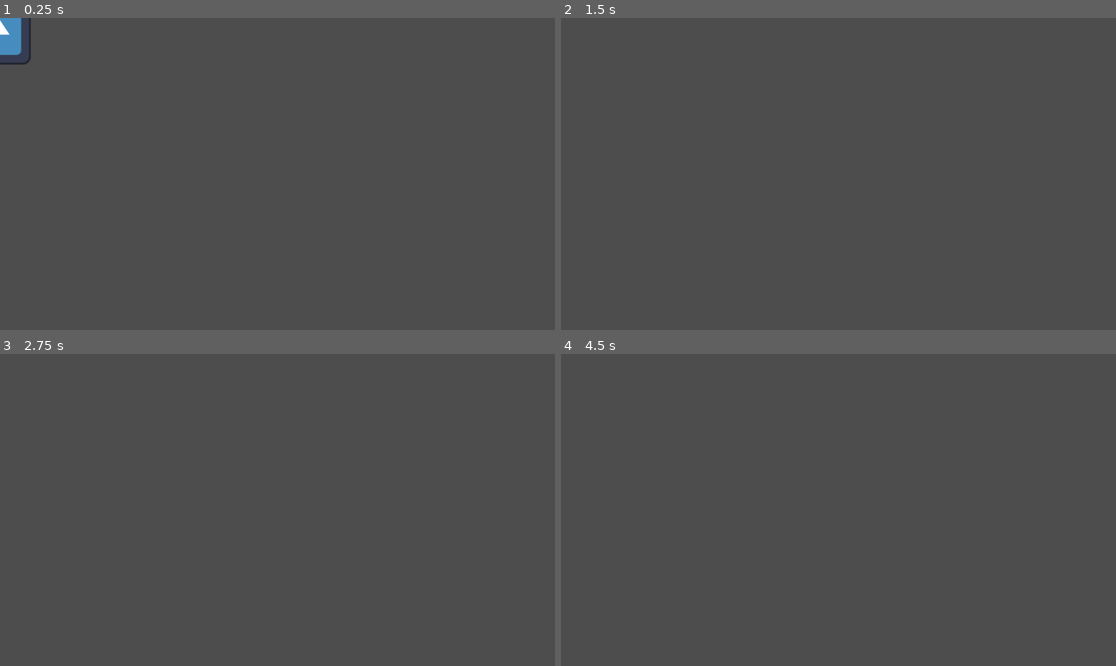
Above: before the commit, frames 1-4 (two rows, left to right).
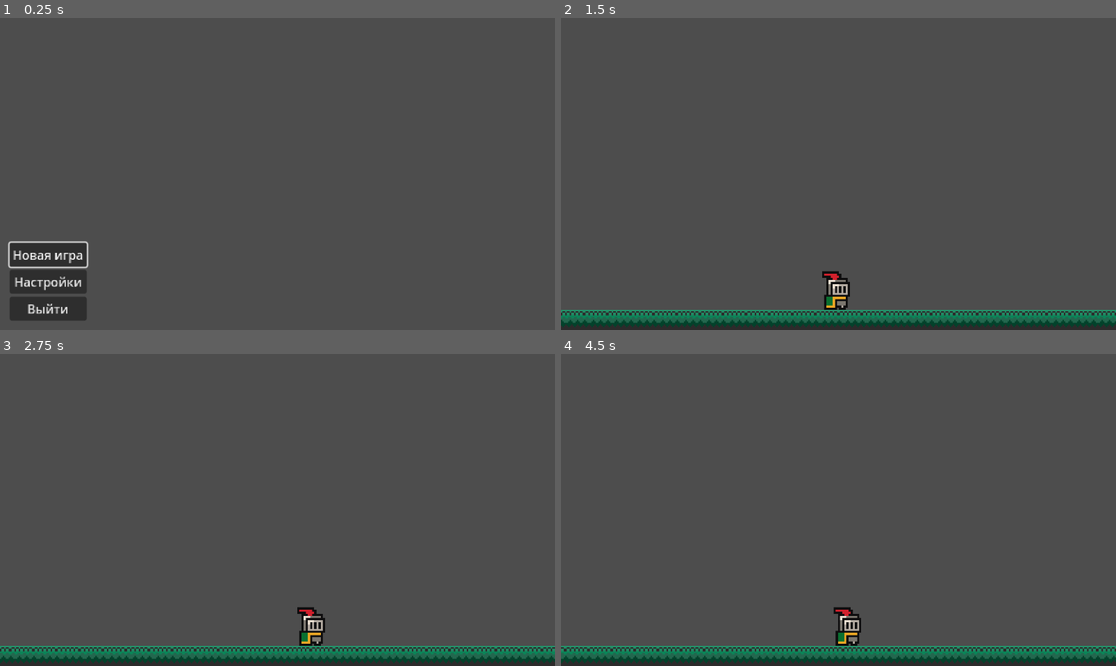
Above: after the commit, the same moments.

Repository: ik0nka/MaksimkaFindGirls
Game: Godot game, scene res://Scenes/start_menu.tscn
Same seed, same stepped clock (60 frames per second), same inputs: the game is played once before the commit and once after it. Before the commit the project starts from res://node_2d.tscn. The engine's default icon, where the game draws it, is replaced by a stand-in: a white triangle on a blue panel in a dark square.
Inputs (mouse positions are in pixels of both pictures, inside the frame that each line leads up to):
- Up to frame 1 (0.25 s): no input
- Up to frame 2 (1.5 s): click (610, 283) at 0.5 s, where only the run after the commit has a clickable "Настройки"; click (610, 255) at 1.25 s, where only the run after the commit has a clickable "Новая игра"
- Up to frame 3 (2.75 s): tap Enter (ui_accept) at 2, 2.1, 2.27, 2.57 s; hold Right (ui_right) from 2.03 s (still down)
- Up to frame 4 (4.5 s): tap Enter (ui_accept) at 2.85, 3.02, 3.32, 3.6, 4.35 s; release Right (ui_right) at 3.53 s; hold Left (ui_left) 3.53-4.28 s; hold Right (ui_right) from 4.28 s (still down)

The runs differ from the first frame. In frame 1, 3.7% of the frame differs, in the area x 0-17%, y 0-97%; in frame 2, 6.9%; in frame 3, 6.9%, in the area x 0-100%, y 81-100%; in frame 4, 6.9%.

Commit message:
0.1
--Персонаж
--Анимация персонажа
--Начальное меню
--Мир
--Коллизия

Diff:
--- a/CharacterBody2D.gd
+++ /dev/null
@@ -1,28 +0,0 @@
-extends CharacterBody2D
-
-
-const SPEED = 300.0
-const JUMP_VELOCITY = -400.0
-
-# Get the gravity from the project settings to be synced with RigidBody nodes.
-var gravity = ProjectSettings.get_setting("physics/2d/default_gravity")
-
-
-func _physics_process(delta):
-	# Add the gravity.
-	if not is_on_floor():
-		velocity.y += gravity * delta
-
-	# Handle jump.
-	if Input.is_action_just_pressed("ui_accept") and is_on_floor():
-		velocity.y = JUMP_VELOCITY
-
-	# Get the input direction and handle the movement/deceleration.
-	# As good practice, you should replace UI actions with custom gameplay actions.
-	var direction = Input.get_axis("ui_left", "ui_right")
-	if direction:
-		velocity.x = direction * SPEED
-	else:
-		velocity.x = move_toward(velocity.x, 0, SPEED)
-
-	move_and_slide()
--- /dev/null
+++ b/Scenes/game.tscn
@@ -0,0 +1,32 @@
+[gd_scene load_steps=5 format=3 uid="uid://cpunf8vtio0hb"]
+
+[ext_resource type="PackedScene" uid="uid://c7qa7mp0g2gld" path="res://Scenes/player.tscn" id="1_qmhmd"]
+[ext_resource type="Texture2D" uid="uid://dys2xsergkc38" path="res://Sprite-0004.png" id="2_e831c"]
+
+[sub_resource type="TileSetAtlasSource" id="TileSetAtlasSource_x8t1w"]
+texture = ExtResource("2_e831c")
+9:2/0 = 0
+9:2/0/physics_layer_0/linear_velocity = Vector2(0, 0)
+9:2/0/physics_layer_0/angular_velocity = 0.0
+9:2/0/physics_layer_0/polygon_0/points = PackedVector2Array(-8, -8, 8, -8, 8, 8, -8, 8)
+
+[sub_resource type="TileSet" id="TileSet_4330q"]
+physics_layer_0/collision_layer = 1
+sources/0 = SubResource("TileSetAtlasSource_x8t1w")
+
+[node name="Game" type="Node2D"]
+
+[node name="TileMap" type="TileMap" parent="."]
+tile_set = SubResource("TileSet_4330q")
+format = 2
+layer_0/tile_data = PackedInt32Array(262141, 589824, 2, 262142, 589824, 2, 262143, 589824, 2, 196608, 589824, 2, 196609, 589824, 2, 196610, 589824, 2, 196611, 589824, 2, 196612, 589824, 2, 262140, 589824, 2, 262139, 589824, 2, 262138, 589824, 2, 262137, 589824, 2, 262136, 589824, 2, 262135, 589824, 2, 262134, 589824, 2, 196613, 589824, 2, 196614, 589824, 2, 196615, 589824, 2, 196616, 589824, 2, 196617, 589824, 2, 196618, 589824, 2, 196619, 589824, 2, 262133, 589824, 2, 262132, 589824, 2, 262131, 589824, 2, 196620, 589824, 2, 196621, 589824, 2, 196622, 589824, 2, 196623, 589824, 2, 196624, 589824, 2, 196625, 589824, 2, 196626, 589824, 2, 196627, 589824, 2, 262130, 589824, 2, 262129, 589824, 2, 262128, 589824, 2, 262127, 589824, 2, 262126, 589824, 2, 262125, 589824, 2, 262124, 589824, 2, 262123, 589824, 2)
+
+[node name="Player" parent="." instance=ExtResource("1_qmhmd")]
+position = Vector2(-1, 48)
+scale = Vector2(1.47497, 1.47497)
+
+[node name="Camera2D" type="Camera2D" parent="Player"]
+position = Vector2(0.677982, -63.7303)
+scale = Vector2(0.677982, 0.677982)
+zoom = Vector2(3, 3)
+position_smoothing_enabled = true
--- /dev/null
+++ b/Scenes/player.tscn
@@ -0,0 +1,58 @@
+[gd_scene load_steps=9 format=3 uid="uid://c7qa7mp0g2gld"]
+
+[ext_resource type="Script" path="res://Scripts/player_movement.gd" id="1_ctayv"]
+[ext_resource type="Texture2D" uid="uid://mxcfm55j25pt" path="res://knight.png" id="2_k3662"]
+
+[sub_resource type="AtlasTexture" id="AtlasTexture_k5761"]
+atlas = ExtResource("2_k3662")
+region = Rect2(0, 0, 32, 32)
+
+[sub_resource type="AtlasTexture" id="AtlasTexture_akr8b"]
+atlas = ExtResource("2_k3662")
+region = Rect2(32, 0, 32, 32)
+
+[sub_resource type="AtlasTexture" id="AtlasTexture_7g4tp"]
+atlas = ExtResource("2_k3662")
+region = Rect2(64, 0, 32, 32)
+
+[sub_resource type="AtlasTexture" id="AtlasTexture_m8pmf"]
+atlas = ExtResource("2_k3662")
+region = Rect2(96, 0, 32, 32)
+
+[sub_resource type="SpriteFrames" id="SpriteFrames_okefq"]
+animations = [{
+"frames": [{
+"duration": 1.0,
+"texture": SubResource("AtlasTexture_k5761")
+}, {
+"duration": 1.0,
+"texture": SubResource("AtlasTexture_akr8b")
+}, {
+"duration": 1.0,
+"texture": SubResource("AtlasTexture_7g4tp")
+}, {
+"duration": 1.0,
+"texture": SubResource("AtlasTexture_m8pmf")
+}],
+"loop": true,
+"name": &"idle",
+"speed": 8.0
+}]
+
+[sub_resource type="CapsuleShape2D" id="CapsuleShape2D_2xame"]
+radius = 6.0
+height = 16.0
+
+[node name="CharacterBody2D" type="CharacterBody2D"]
+script = ExtResource("1_ctayv")
+
+[node name="AnimatedSprite2D" type="AnimatedSprite2D" parent="."]
+position = Vector2(0, -12)
+sprite_frames = SubResource("SpriteFrames_okefq")
+animation = &"idle"
+autoplay = "idle"
+frame_progress = 0.0522602
+
+[node name="CollisionShape2D" type="CollisionShape2D" parent="."]
+position = Vector2(0, -8)
+shape = SubResource("CapsuleShape2D_2xame")
--- /dev/null
+++ b/Scenes/start_menu.tscn
@@ -0,0 +1,42 @@
+[gd_scene load_steps=2 format=3 uid="uid://bmtctt3e5e8ym"]
+
+[ext_resource type="Script" path="res://Scripts/start_menu.gd" id="1_pmn7x"]
+
+[node name="Menu" type="Control"]
+layout_mode = 3
+anchors_preset = 15
+anchor_right = 1.0
+anchor_bottom = 1.0
+grow_horizontal = 2
+grow_vertical = 2
+script = ExtResource("1_pmn7x")
+
+[node name="VBoxContainer" type="VBoxContainer" parent="."]
+layout_mode = 1
+anchors_preset = 2
+anchor_top = 1.0
+anchor_bottom = 1.0
+offset_left = 20.0
+offset_top = -181.0
+offset_right = 120.0
+offset_bottom = -80.0
+grow_vertical = 0
+scale = Vector2(1.6, 1.6)
+
+[node name="new_game_button" type="Button" parent="VBoxContainer"]
+layout_mode = 2
+focus_neighbor_top = NodePath("../exit_button")
+text = "Новая игра"
+
+[node name="settings_button" type="Button" parent="VBoxContainer"]
+layout_mode = 2
+text = "Настройки"
+
+[node name="exit_button" type="Button" parent="VBoxContainer"]
+layout_mode = 2
+focus_neighbor_bottom = NodePath("../new_game_button")
+text = "Выйти"
+
+[connection signal="pressed" from="VBoxContainer/new_game_button" to="." method="_on_new_game_button_pressed"]
+[connection signal="pressed" from="VBoxContainer/settings_button" to="." method="_on_settings_button_pressed"]
+[connection signal="pressed" from="VBoxContainer/exit_button" to="." method="_on_exit_button_pressed"]
--- /dev/null
+++ b/Scripts/player_movement.gd
@@ -0,0 +1,22 @@
+extends CharacterBody2D
+
+const SPEED = 140.0
+# const JUMP_VELOCITY = -400.0
+
+var gravity = ProjectSettings.get_setting("physics/2d/default_gravity")
+
+func _physics_process(delta):
+	if not is_on_floor():
+		velocity.y += gravity * delta
+
+	# if Input.is_action_just_pressed("ui_accept") and is_on_floor():
+	# 	velocity.y = JUMP_VELOCITY
+
+
+	var direction = Input.get_axis("Left", "Right")
+	if direction:
+		velocity.x = direction * SPEED
+	else:
+		velocity.x = move_toward(velocity.x, 0, SPEED)
+
+	move_and_slide()
--- /dev/null
+++ b/Scripts/start_menu.gd
@@ -0,0 +1,19 @@
+extends Control
+
+
+# Called when the node enters the scene tree for the first time.
+func _ready():
+	$VBoxContainer / new_game_button.grab_focus()
+
+
+func _on_new_game_button_pressed():
+	get_tree().change_scene_to_file("res://Scenes/game.tscn")
+	print("new game")
+
+
+func _on_settings_button_pressed():
+	pass # Replace with function body.
+
+
+func _on_exit_button_pressed():
+	pass # Replace with function body.
--- a/node_2d.tscn
+++ /dev/null
@@ -1,20 +0,0 @@
-[gd_scene load_steps=4 format=3 uid="uid://cpunf8vtio0hb"]
-
-[ext_resource type="Script" path="res://CharacterBody2D.gd" id="1_3gw4w"]
-[ext_resource type="Texture2D" uid="uid://l88jw4ppmdjy" path="res://icon.svg" id="1_60odi"]
-
-[sub_resource type="RectangleShape2D" id="RectangleShape2D_n5h7c"]
-size = Vector2(132, 130)
-
-[node name="Node2D" type="Node2D"]
-
-[node name="CharacterBody2D" type="CharacterBody2D" parent="."]
-script = ExtResource("1_3gw4w")
-
-[node name="CollisionShape2D" type="CollisionShape2D" parent="CharacterBody2D"]
-shape = SubResource("RectangleShape2D_n5h7c")
-
-[node name="Sprite2D" type="Sprite2D" parent="CharacterBody2D"]
-texture = ExtResource("1_60odi")
-
-[node name="Sprite2D2" type="Sprite2D" parent="CharacterBody2D"]
--- a/project.godot
+++ b/project.godot
@@ -10,7 +10,26 @@
 
 [application]
 
-config/name="GameTopImba2077"
-run/main_scene="res://node_2d.tscn"
+config/name="MaksikGIT"
+run/main_scene="res://Scenes/start_menu.tscn"
 config/features=PackedStringArray("4.2", "Forward Plus")
 config/icon="res://icon.svg"
+
+[input]
+
+Left={
+"deadzone": 0.5,
+"events": [Object(InputEventKey,"resource_local_to_scene":false,"resource_name":"","device":0,"window_id":0,"alt_pressed":false,"shift_pressed":false,"ctrl_pressed":false,"meta_pressed":false,"pressed":false,"keycode":0,"physical_keycode":65,"key_label":0,"unicode":0,"echo":false,"script":null)
+, Object(InputEventKey,"resource_local_to_scene":false,"resource_name":"","device":-1,"window_id":0,"alt_pressed":false,"shift_pressed":false,"ctrl_pressed":false,"meta_pressed":false,"pressed":false,"keycode":0,"physical_keycode":4194319,"key_label":0,"unicode":0,"echo":false,"script":null)
+]
+}
+Right={
+"deadzone": 0.5,
+"events": [Object(InputEventKey,"resource_local_to_scene":false,"resource_name":"","device":-1,"window_id":0,"alt_pressed":false,"shift_pressed":false,"ctrl_pressed":false,"meta_pressed":false,"pressed":false,"keycode":0,"physical_keycode":68,"key_label":0,"unicode":100,"echo":false,"script":null)
+, Object(InputEventKey,"resource_local_to_scene":false,"resource_name":"","device":-1,"window_id":0,"alt_pressed":false,"shift_pressed":false,"ctrl_pressed":false,"meta_pressed":false,"pressed":false,"keycode":0,"physical_keycode":4194321,"key_label":0,"unicode":0,"echo":false,"script":null)
+]
+}
+
+[rendering]
+
+textures/canvas_textures/default_texture_filter=0
Binary file added: Sprite-0004.png
Not shown, added: Sprite-0004.png.import
Binary file added: knight.png
Not shown, added: knight.png.import
